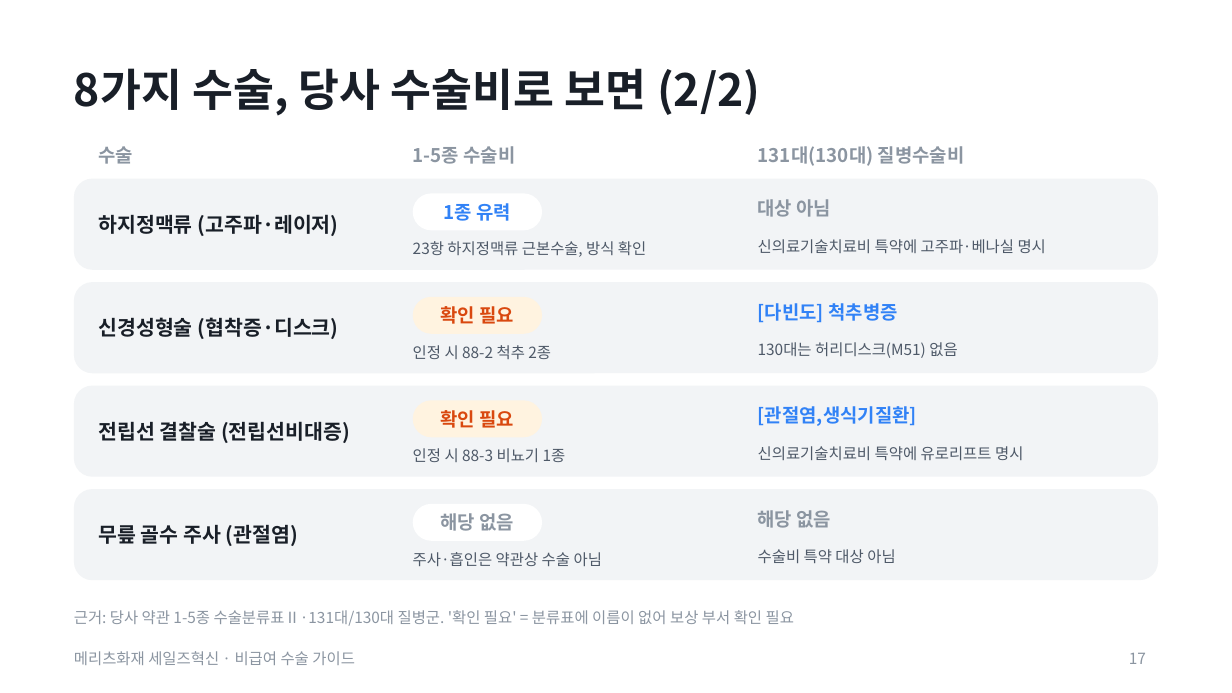
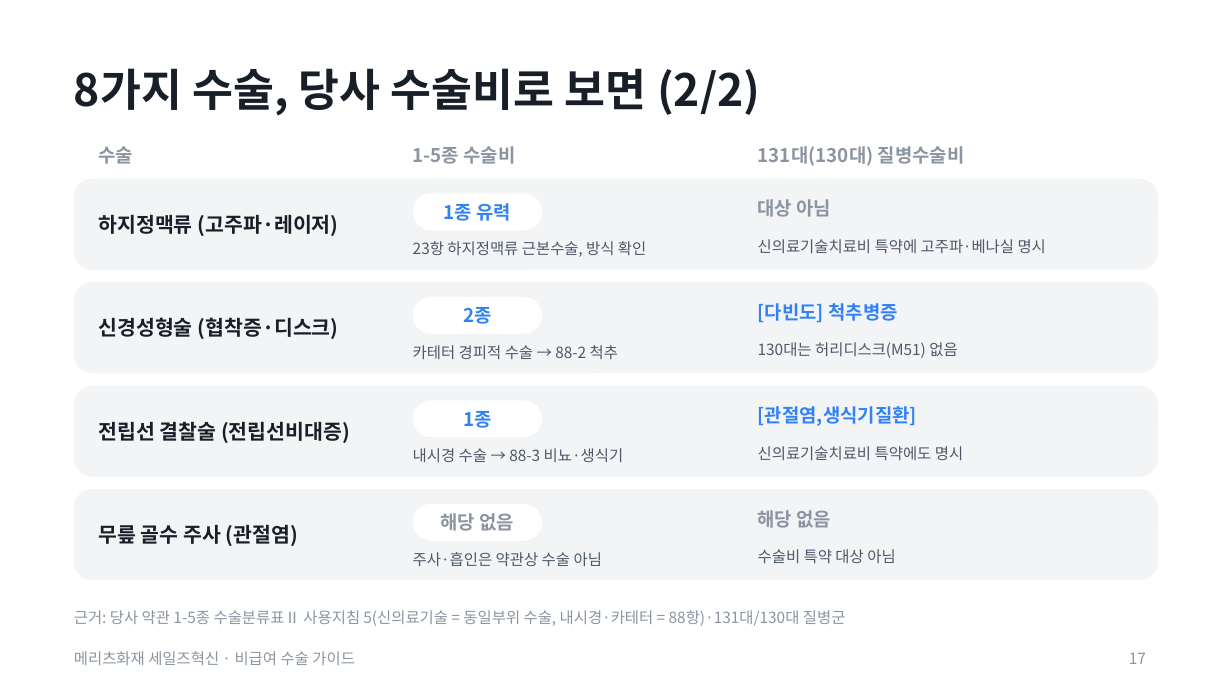
Before and after one commit to hunx11-sys/MeAI, a slide deck: slide 17 of dist/noncovered-surgery-guide.pptx. Drawn at 1232x693 pixels with LibreOffice and Linux fonts; fonts in the diff are those of the drawing. Boxes give left, top, right and bottom in pixels: in the first picture for what was removed or moved away, otherwise in the second. Text is boxed around its words. In the diff, an @@ line names an element or a change of style, - is before the commit and + after.

```diff
--- a/dist/noncovered-surgery-guide.pptx
+++ b/dist/noncovered-surgery-guide.pptx
@@ rounded rectangle "2종" at [413,297,542,334]: fill #FFF3E0 to #FFFFFF @@
@@ text in rounded rectangle at [463,307,491,324]: text changed; text colour #D9480F to #3182F6 @@
-확인 필요
+2종
@@ text at [413,345,618,359]: text changed @@
-인정 시 88-2 척추 2종
+카테터 경피적 수술 → 88-2 척추
@@ rounded rectangle "1종" at [413,400,542,437]: fill #FFF3E0 to #FFFFFF @@
@@ text in rounded rectangle at [463,411,491,428]: text changed; text colour #D9480F to #3182F6 @@
-확인 필요
+1종
@@ text at [413,448,624,462]: text changed @@
-인정 시 88-3 비뇨기 1종
+내시경 수술 → 88-3 비뇨·생식기
@@ text at [758,446,963,460]: text changed @@
-신의료기술치료비 특약에 유로리프트 명시
+신의료기술치료비 특약에도 명시
@@ text at [74,610,846,626]: text changed @@
-근거: 당사 약관 1-5종 수술분류표Ⅱ·131대/130대 질병군. '확인 필요' = 분류표에 이름이 없어 보상 부서 확인 필요
+근거: 당사 약관 1-5종 수술분류표Ⅱ 사용지침 5(신의료기술 = 동일부위 수술, 내시경·카테터 = 88항)·131대/130대 질병군
```
Also in this commit, not shown: 1 other slide changed, 2 other files.
